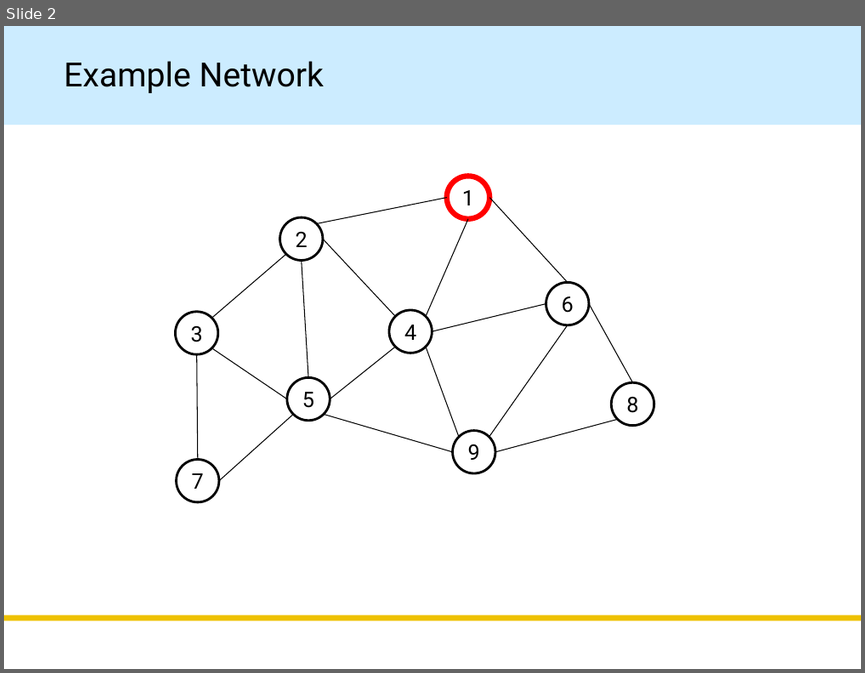
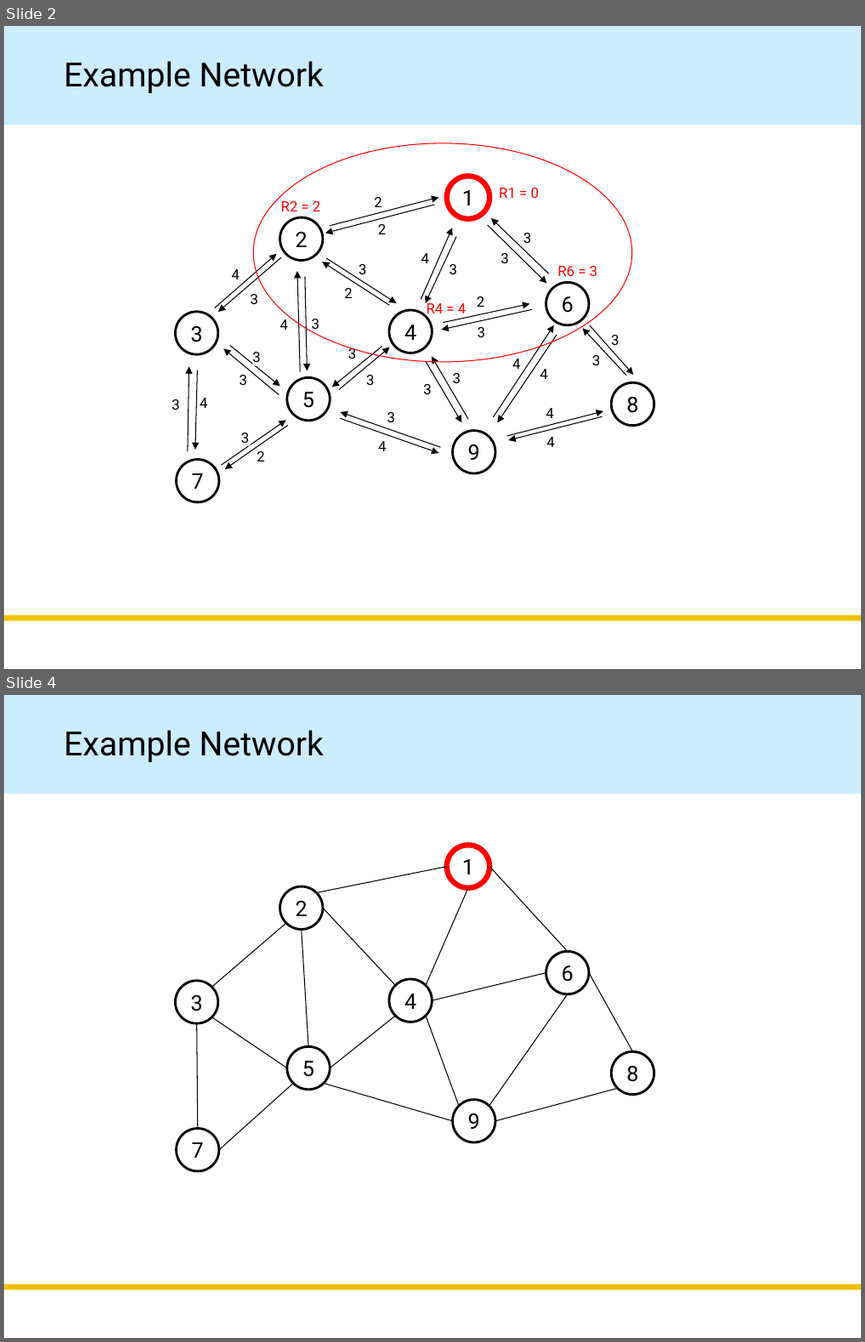
Before and after one commit to huynn8/paper_draft, a slide deck: References/tsch-building-tree-prr-20200125 (1).pptx. Shown one above the other, each under a label of ours: slide 2 before the commit, slides 2 and 4 after it; the slides between them are not shown. The pictures are 865x673 and 865x1342 pixels, drawn with LibreOffice and Linux fonts; fonts in the diff are those of the drawing. Boxes give left, top, right and bottom in pixels: in the first picture for what was removed or moved away, otherwise in the second. Text is boxed around its words. In the diff, an @@ line names an element or a change of style, - is before the commit and + after.

```diff
--- a/References/tsch-building-tree-prr-20200125 (1).pptx
+++ b/References/tsch-building-tree-prr-20200125 (1).pptx
@@ slide 2 added at <box>4,26,861,669</box>, background #FFFFFF; not listed: 2 template elements that a slide beside it also shows @@
@@ text added at <box>64,61,324,93</box>, 28 pt, text #000000 @@
+Example Network
@@ ellipse added at <box>253,143,632,362</box>, outline #FF0000 0.75 pt @@
@@ text added at <box>281,201,320,211</box>, 12 pt, text #FF0000 @@
+R2 = 2
@@ text added at <box>499,188,539,198</box>, 12 pt, text #FF0000 @@
+R1 = 0
@@ group added at <box>171,176,654,501</box>: 32 arrows, 27 rectangles, 9 ellipses, 5 texts @@
+1
+4
+3
+7
+5
+6
+9
+8
+2
+2
+4
+2
+3
+2
+3
+4
+3
+3
+3
+4
+3
+3
+3
+2
+4
+3
+4
+4
+3
+3
+4
+3
+3
+3
+3
+4
+3
+3
+3
+4
+2
@@ text added at <box>557,266,597,276</box>, 12 pt, text #FF0000 @@
+R6 = 3
@@ text added at <box>426,301,466,318</box>, 12 pt, text #FF0000 @@
+R4 = 4
@@ what was slide 2 is now slide 4 @@
```
Also in this commit, not shown: 1 slide changed, 1 other slide added, 1 other file.
